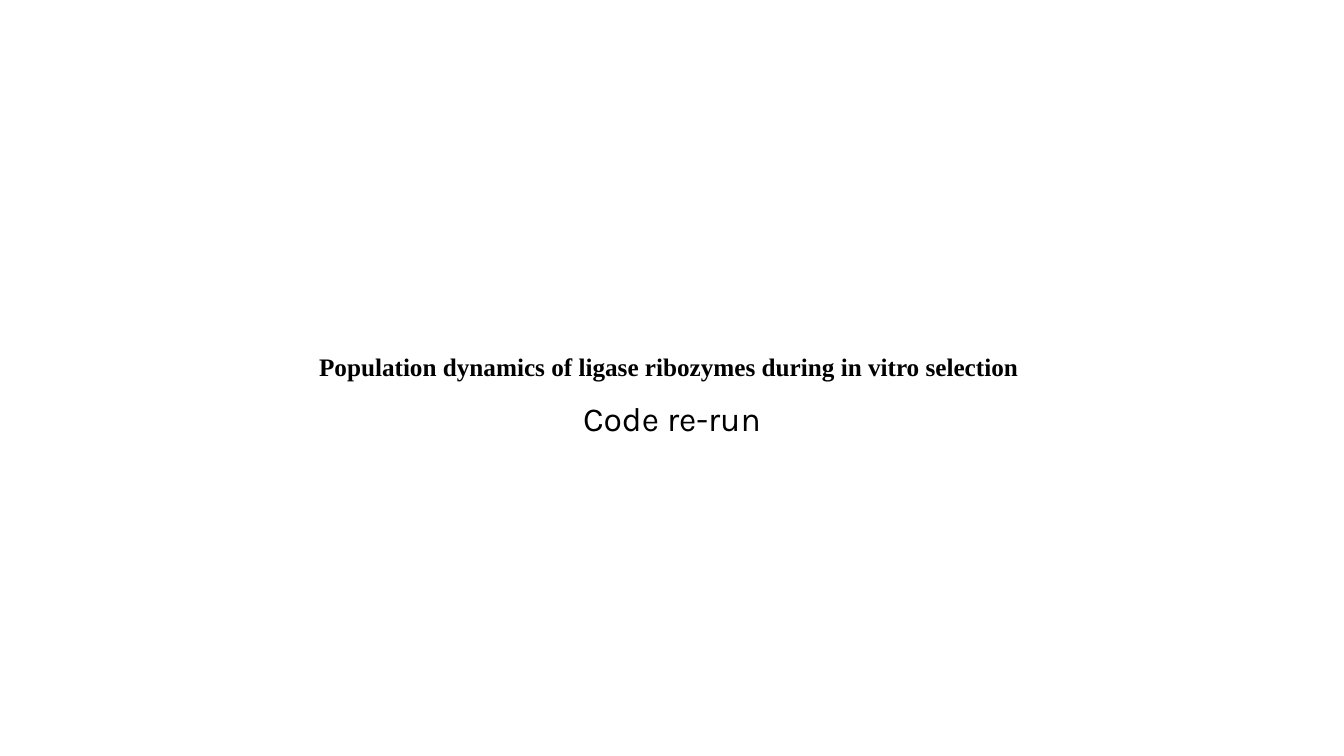
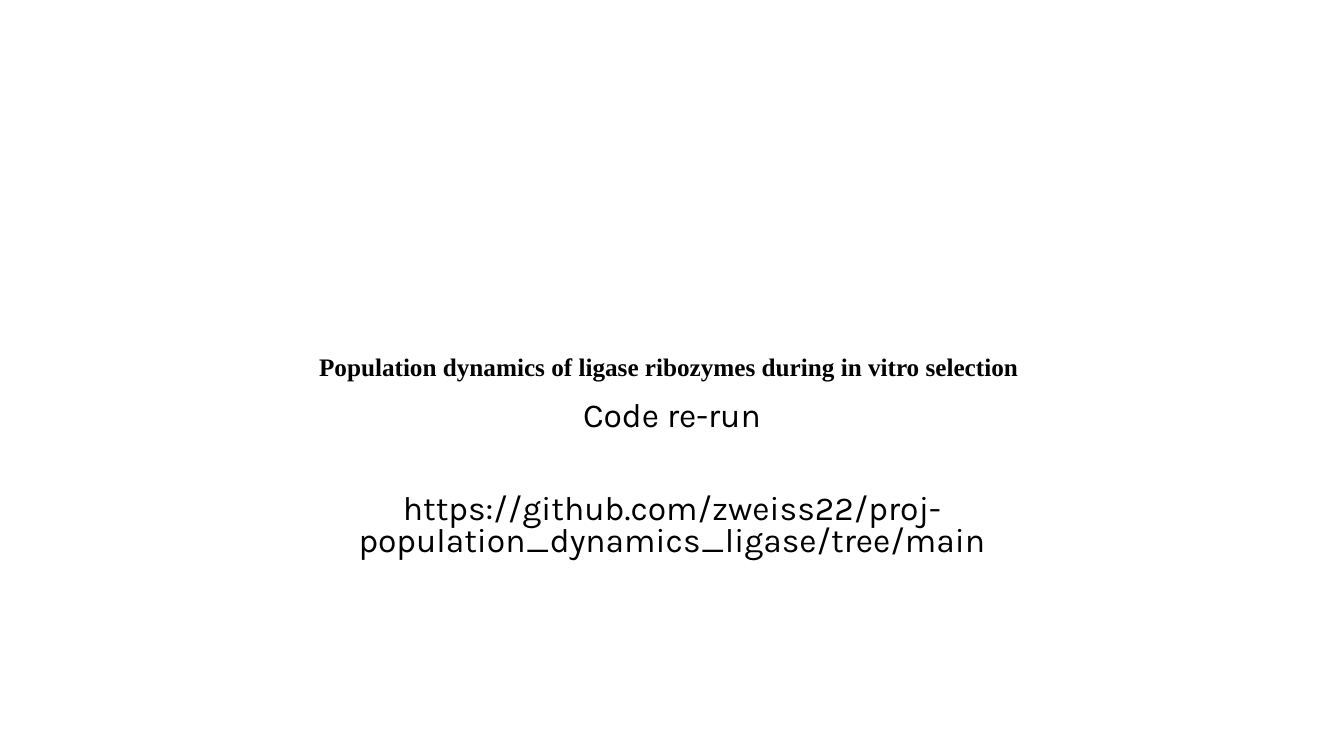
Before and after one commit to zweiss22/proj-population_dynamics_ligase, a slide deck: slide 1 of commentary_on_updates.pptx. Drawn at 1344x756 pixels with LibreOffice and Linux fonts; fonts in the diff are those of the drawing. Boxes give left, top, right and bottom in pixels: in the first picture for what was removed or moved away, otherwise in the second. Text is boxed around its words. In the diff, an @@ line names an element or a change of style, - is before the commit and + after.

```diff
--- a/commentary_on_updates.pptx
+++ b/commentary_on_updates.pptx
@@ subtitle at <box>583,404,761,428</box>: line spacing 0.9 to 0.8 @@
@@ subtitle at <box>359,495,986,561</box>: paragraph added @@
+https://github.com/zweiss22/proj-population_dynamics_ligase/tree/main
```
Also in this commit, not shown: 4 other slides changed, 1 slide added.
